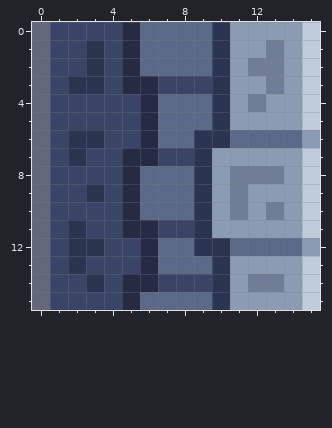
Edited in one commit: pixel-art sprite (pxl/Content/Level/Tiles/ground_center_right.png). The picture above was drawn from the file before the commit.
The file is 16x16 pixels. Colours within 5 levels of each other are drawn and written as one.
After the commit:
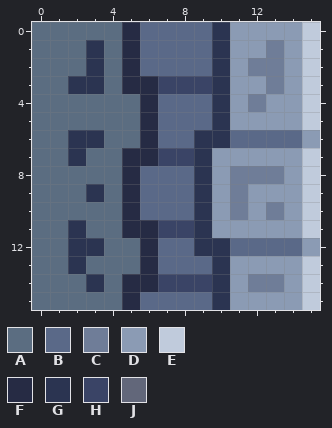
Palette (. is transparent): A #5b6d81  B #5a6988  C #6f7d98  D #8b9bb4  E #c0cbdc  F #262b44  G #2b3451  H #3a4466  J #62677a
What changed:
@@ x 0..7 @@
- 0 JHHHHFBB
- 1 JHHGHFBB
- 2 JHHGHFBB
- 3 JHGGHFFH
- 4 JHHHHHFB
- 5 JHHHHHFB
- 6 JHGGHHFB
- 7 JHGHHFFH
- 8 JHHHHFBB
- 9 JHHGHFBB
-10 JHHHHFBB
-11 JHGHHFFH
-12 JHGGHHFB
-13 JHGHHHFB
-14 JHHGHFFH
-15 JHHHHFBB
+ 0 AAAAAFBB
+ 1 AAAGAFBB
+ 2 AAAGAFBB
+ 3 AAGGAFFH
+ 4 AAAAAAFB
+ 5 AAAAAAFB
+ 6 AAGGAAFB
+ 7 AAGAAFFH
+ 8 AAAAAFBB
+ 9 AAAGAFBB
+10 AAAAAFBB
+11 AAGAAFFH
+12 AAGGAAFB
+13 AAGAAAFB
+14 AAAGAFFH
+15 AAAAAFBB
Pixel boxes of the changes (left, top, right, bottom) in both pictures:
changed: (32, 22, 140, 310)
